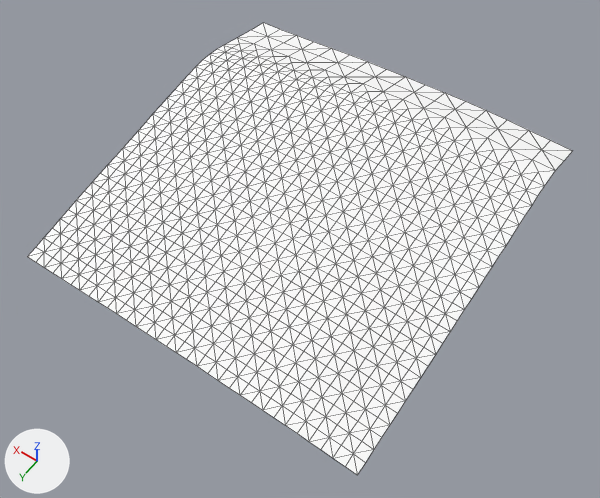
The glTF model games/yorimichi/assets/belmonte/meshes/SM_BM_BT_Terrain_6_0.glb, before and after one commit.
One viewpoint serves both versions: a 50 mm lens placed at (432.0, -179.0, 423.0), pointed at (625.0, -450.0, -3.0). The lights are fixed; the arrows at lower left show +X, +Y and +Z. The older version comes first. Mesh edges are drawn as thin lines.

Names of what the first picture shows: 'SM_BM_BT_Terrain_6_0'.
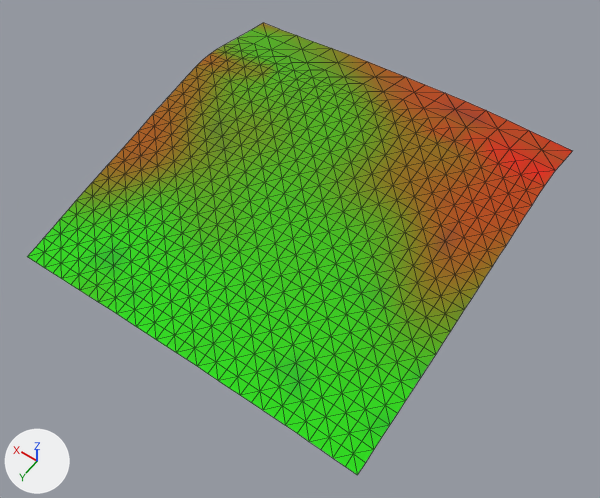
Where the change shows, as pixel boxes (x1, y1, x2, y2) in the pictures (600 x 498 px):
part 1 of me_sm_bt_terrain_6_0, recoloured (white to green): (27, 30, 450, 475) in both
part 2 of me_sm_bt_terrain_6_0, recoloured (darker): (77, 23, 492, 335) in both
part 3 of me_sm_bt_terrain_6_0, recoloured (white to brown): (108, 54, 572, 281) in both

The change, as a list of edits to the scene's bpy script:
```text
Change me_sm_bt_terrain_6_0:
    where me_sm_bt_terrain_6_0.from_pydata(...)  # 958 vertices, 1808 faces; spans x 512.0..768.0, y -600.0..-344.0, z -7.0..42.0
    used by ob_sm_bm_bt_terrain_6_0; location = (0.0, 0.0, 0.0)
    me_sm_bt_terrain_6_0 part 1: 1146 faces centred in x 514.0..765.0, y -590.0..-347.0, z -6.0..41.0 are repainted in the vertex colours; the middle colour goes from white #ffffff to green #39c400
    me_sm_bt_terrain_6_0 part 2: 362 faces centred in x 514.0..765.0, y -595.0..-398.0, z 5.0..41.0 are repainted in the vertex colours; the middle colour goes from white #ffffff to yellow #798600
    me_sm_bt_terrain_6_0 part 3: 300 faces centred in x 514.0..765.0, y -595.0..-427.0, z 12.0..42.0 are repainted in the vertex colours; the middle colour goes from white #ffffff to brown #a75700
```
